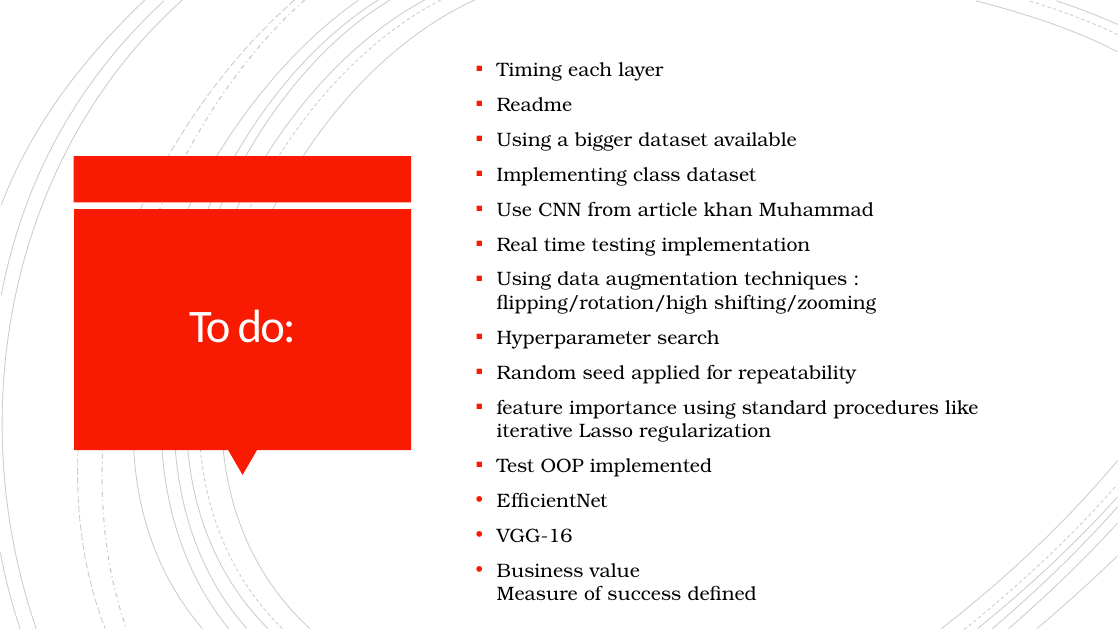
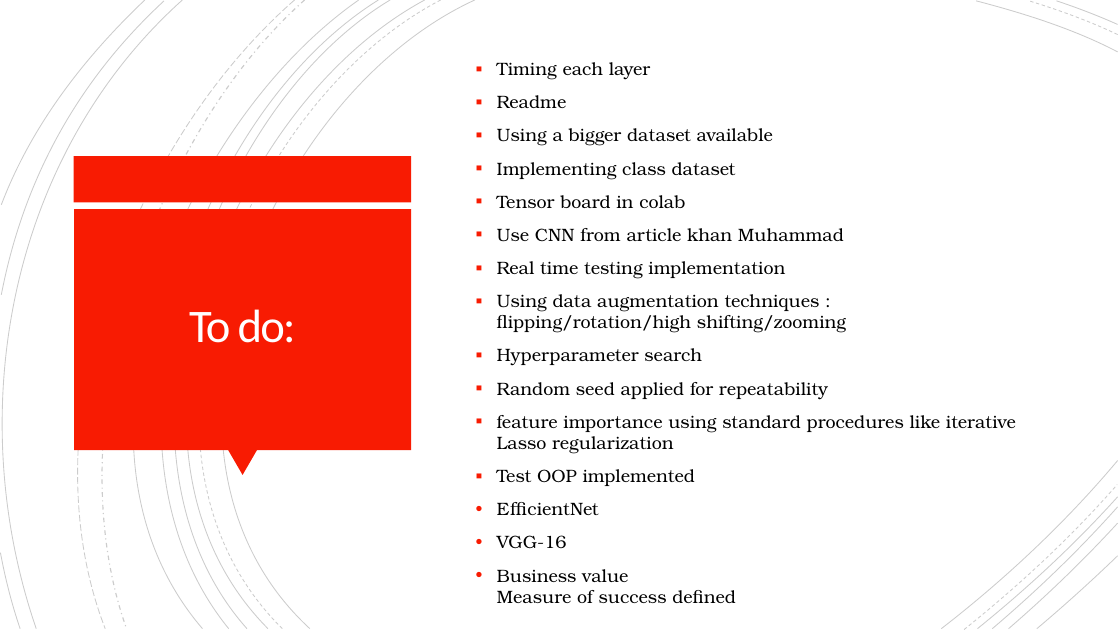
Before and after one commit to Kaoutar-Nahli/Early-Fire-Detection, a slide deck: slide 22 of deep-learning-fire-detection.pptx. Drawn at 1120x630 pixels with LibreOffice and Linux fonts; fonts in the diff are those of the drawing. Boxes give left, top, right and bottom in pixels: in the first picture for what was removed or moved away, otherwise in the second. Text is boxed around its words. In the diff, an @@ line names an element or a change of style, - is before the commit and + after.

```diff
--- a/deep-learning-fire-detection.pptx
+++ b/deep-learning-fire-detection.pptx
@@ text at bbox=[497, 62, 1016, 603]: size 16.6 to 15.3 pt @@
@@ text at bbox=[497, 195, 685, 208]: paragraph added @@
+▪ Tensor board in colab
```
Also in this commit, not shown: 3 other slides changed, 1 slide added, 1 slide removed, 2 other files.
